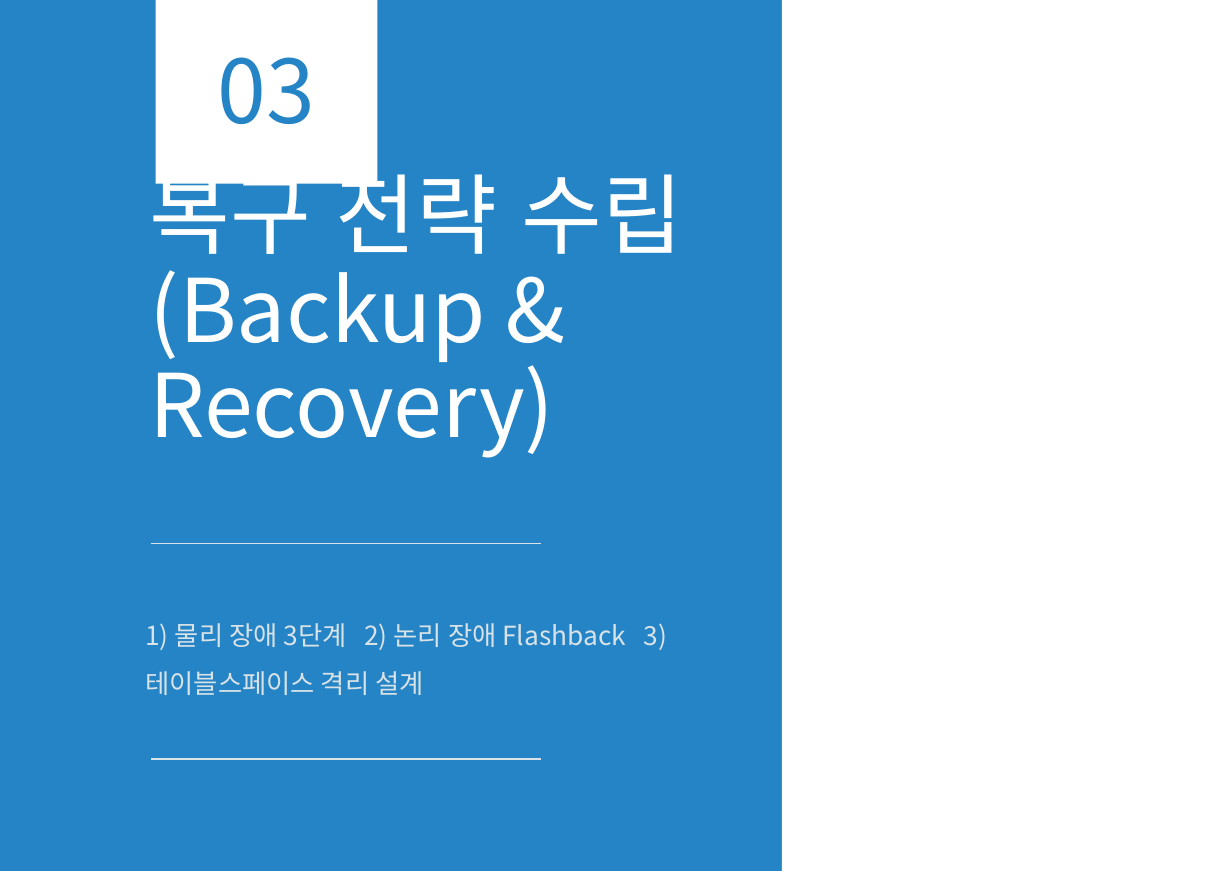
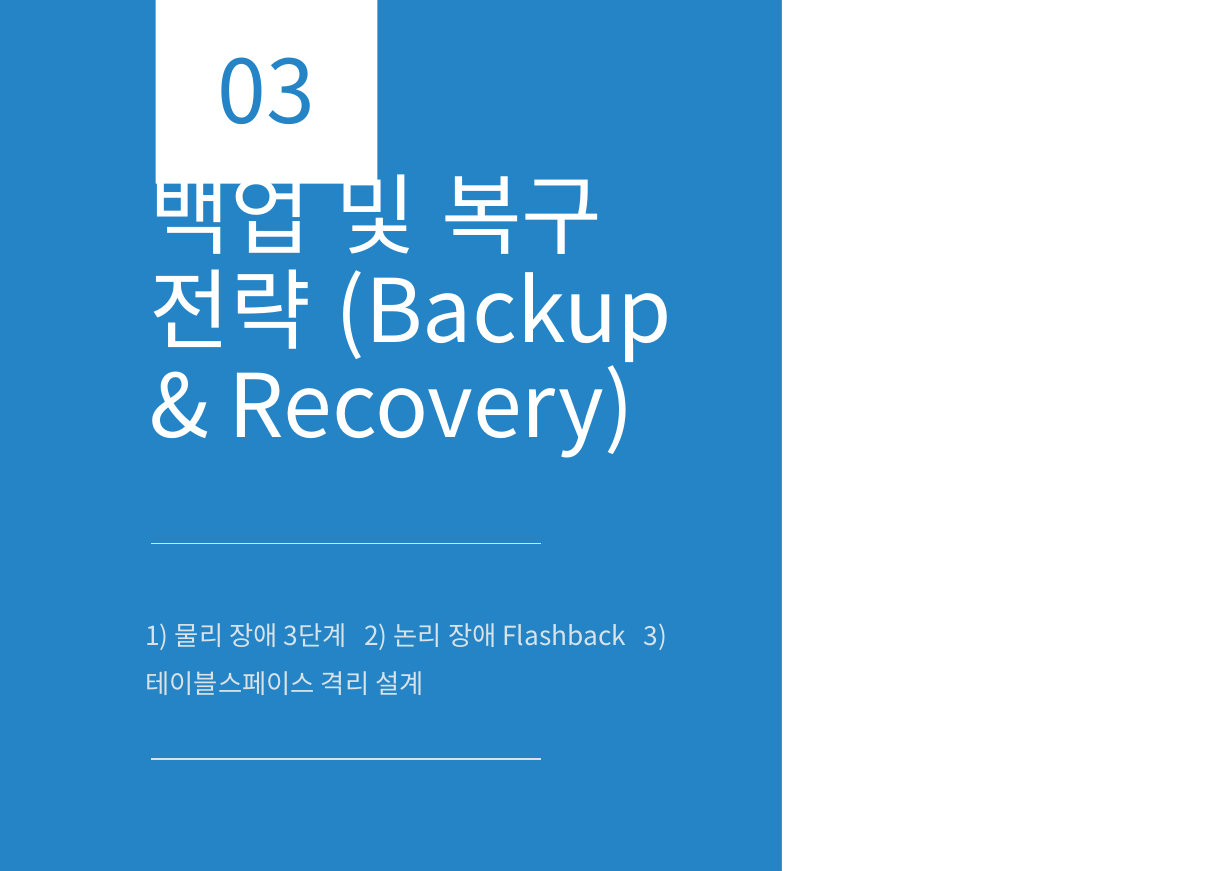
Before and after one commit to olmas70/slides, a slide deck: slide 39 of ppt/BO_DB운영_발표.pptx. Drawn at 1232x871 pixels with LibreOffice and Linux fonts; fonts in the diff are those of the drawing. Boxes give left, top, right and bottom in pixels: in the first picture for what was removed or moved away, otherwise in the second. Text is boxed around its words. In the diff, an @@ line names an element or a change of style, - is before the commit and + after.

```diff
--- a/ppt/BO_DB운영_발표.pptx
+++ b/ppt/BO_DB운영_발표.pptx
@@ title at <box>150,158,672,458</box>: text changed @@
-복구 전략 수립 (Backup & Recovery)
+백업 및 복구 전략 (Backup & Recovery)
```
Also in this commit, not shown: 5 other slides changed, 2 slides added.
